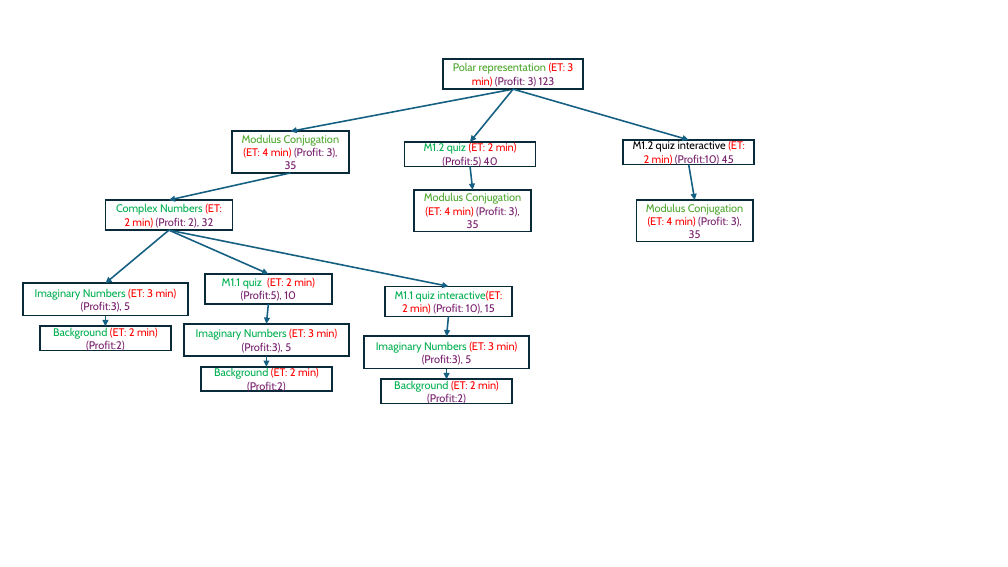
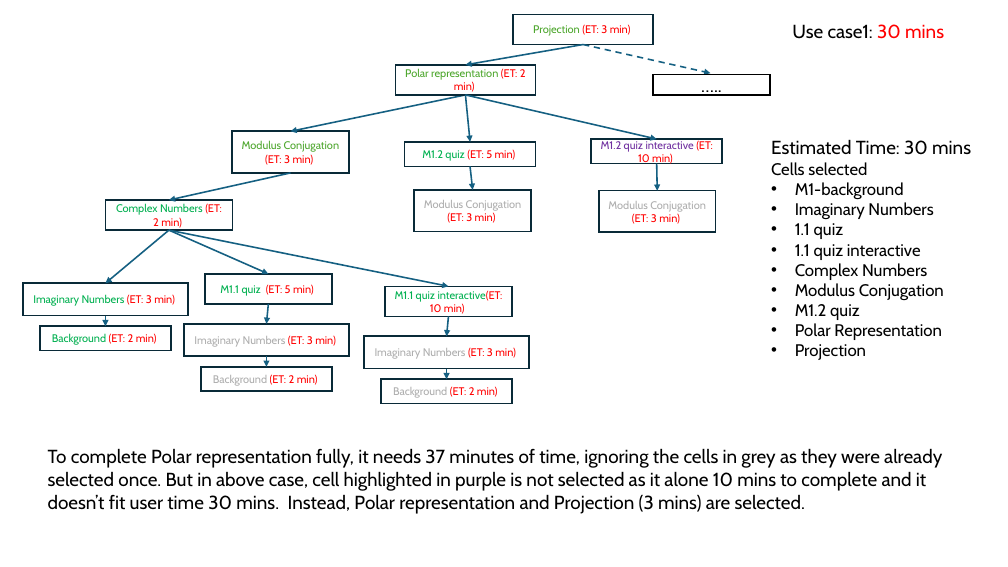
Before and after one commit to krishnapuja/QC_Notes, a slide deck: slide 2 of timing constraint implementation.pptx (slide 6 before the commit). Drawn at 1008x567 pixels with LibreOffice and Linux fonts; fonts in the diff are those of the drawing. Boxes give left, top, right and bottom in pixels: in the first picture for what was removed or moved away, otherwise in the second. Text is boxed around its words. In the diff, an @@ line names an element or a change of style, - is before the commit and + after.

```diff
--- a/timing constraint implementation.pptx
+++ b/timing constraint implementation.pptx
@@ rectangle added at bbox=[513, 14, 653, 45], outline #092A39 1.5 pt, 10.5 pt, text #4EA72E @@
+Projection (ET: 3 min)
@@ text added at bbox=[792, 24, 944, 39], 18 pt, text #000000 @@
+Use case1: 30 mins
@@ arrow added from (583, 45) to (466, 65), #156082 1.5 pt @@
@@ arrow added from (583, 45) to (711, 73), #156082 1.5 pt dashed @@
@@ rectangle "Polar representation (ET: 2 min)": place and size @@
-rectangle "Polar representation (ET: 2 min)" at bbox=[443, 59, 583, 89]
+rectangle "Polar representation (ET: 2 min)" at bbox=[395, 65, 535, 95]
@@ text in rectangle at bbox=[405, 68, 526, 92]: text changed @@
-Polar representation (ET: 3 min) (Profit: 3) 123
+Polar representation (ET: 2 min)
@@ rectangle added at bbox=[653, 75, 770, 95], outline #000000 1.5 pt, 18 pt, text #000000 @@
+…..
@@ arrow moved from (513, 89) - (290, 132) to (466, 95) - (290, 132) @@
@@ arrow moved from (513, 89) - (689, 140) to (466, 95) - (657, 139) @@
@@ arrow moved from (513, 89) - (470, 142) to (466, 95) - (470, 142) @@
@@ text in rectangle at bbox=[242, 140, 340, 165]: text changed @@
-Modulus Conjugation (ET: 4 min) (Profit: 3), 35
+Modulus Conjugation (ET: 3 min)
@@ text in rectangle at bbox=[422, 149, 516, 161]: text changed; text colour #78206E to #FF0000 @@
-M1.2 quiz (ET: 2 min) (Profit:5) 40
+M1.2 quiz (ET: 5 min)
@@ rectangle "M1.2 quiz interactive (ET: 10 ...": place and size @@
-rectangle "M1.2 quiz interactive (ET: 10 ..." at bbox=[623, 140, 754, 164]
+rectangle "M1.2 quiz interactive (ET: 10 ..." at bbox=[591, 139, 722, 163]
@@ text in rectangle at bbox=[601, 139, 712, 165]: text changed; text colour #000000 to #7030A0 @@
-M1.2 quiz interactive (ET: 2 min) (Profit:10) 45
+M1.2 quiz interactive (ET: 10 min)
@@ text added at bbox=[771, 139, 971, 360], 16 pt, text #000000 @@
+Estimated Time: 30 mins
+Cells selected
+• M1-background
+• Imaginary Numbers
+• 1.1 quiz
+• 1.1 quiz interactive
+• Complex Numbers
+• Modulus Conjugation
+• M1.2 quiz
+• Polar Representation
+• Projection
@@ arrow moved from (689, 164) - (695, 200) to (657, 163) - (657, 191) @@
@@ text in rectangle at bbox=[116, 203, 221, 228]: text changed @@
-Complex Numbers (ET: 2 min) (Profit: 2), 32
+Complex Numbers (ET: 2 min)
@@ text in rectangle at bbox=[424, 200, 522, 223]: text changed; text colour #4EA72E to #AEAEAE @@
-Modulus Conjugation (ET: 4 min) (Profit: 3), 35
+Modulus Conjugation (ET: 3 min)
@@ rectangle "Modulus Conjugation (ET: 3 min)": place and size @@
-rectangle "Modulus Conjugation (ET: 3 min)" at bbox=[637, 200, 753, 242]
+rectangle "Modulus Conjugation (ET: 3 min)" at bbox=[599, 191, 715, 232]
@@ text in rectangle at bbox=[608, 201, 706, 224]: text changed; text colour #4EA72E to #AEAEAE @@
-Modulus Conjugation (ET: 4 min) (Profit: 3), 35
+Modulus Conjugation (ET: 3 min)
@@ text in rectangle at bbox=[33, 294, 175, 306]: text changed @@
-Imaginary Numbers (ET: 3 min) (Profit:3), 5
+Imaginary Numbers (ET: 3 min)
@@ text in rectangle at bbox=[220, 284, 314, 296]: text changed; text colour #78206E to #FF0000 @@
-M1.1 quiz (ET: 2 min) (Profit:5), 10
+M1.1 quiz (ET: 5 min)
@@ text in rectangle at bbox=[395, 291, 503, 314]: text changed @@
-M1.1 quiz interactive(ET: 2 min) (Profit: 10), 15
+M1.1 quiz interactive(ET: 10 min)
@@ text in rectangle at bbox=[52, 333, 157, 345]: text changed @@
-Background (ET: 2 min) (Profit:2)
+Background (ET: 2 min)
@@ text in rectangle at bbox=[194, 335, 336, 347]: text changed; text colour #00B050 to #AEAEAE @@
-Imaginary Numbers (ET: 3 min) (Profit:3), 5
+Imaginary Numbers (ET: 3 min)
@@ text in rectangle at bbox=[375, 347, 516, 359]: text changed; text colour #00B050 to #AEAEAE @@
-Imaginary Numbers (ET: 3 min) (Profit:3), 5
+Imaginary Numbers (ET: 3 min)
@@ text in rectangle at bbox=[213, 374, 318, 386]: text changed; text colour #00B050 to #AEAEAE @@
-Background (ET: 2 min) (Profit:2)
+Background (ET: 2 min)
@@ text in rectangle at bbox=[393, 386, 498, 398]: text changed; text colour #00B050 to #AEAEAE @@
-Background (ET: 2 min) (Profit:2)
+Background (ET: 2 min)
@@ text added at bbox=[48, 448, 942, 514], 18 pt, text #000000 @@
+To complete Polar representation fully, it needs 37 minutes of time, ignoring the cells in grey as they were already selected once. But in above case, cell highlighted in purple is not selected as it alone 10 mins to complete and it doesn’t fit user time 30 mins. Instead, Polar representation and Projection (3 mins) are selected.
```
Also in this commit, not shown: 4 other slides changed, 3 slides added, 4 slides removed, 4 other files.
